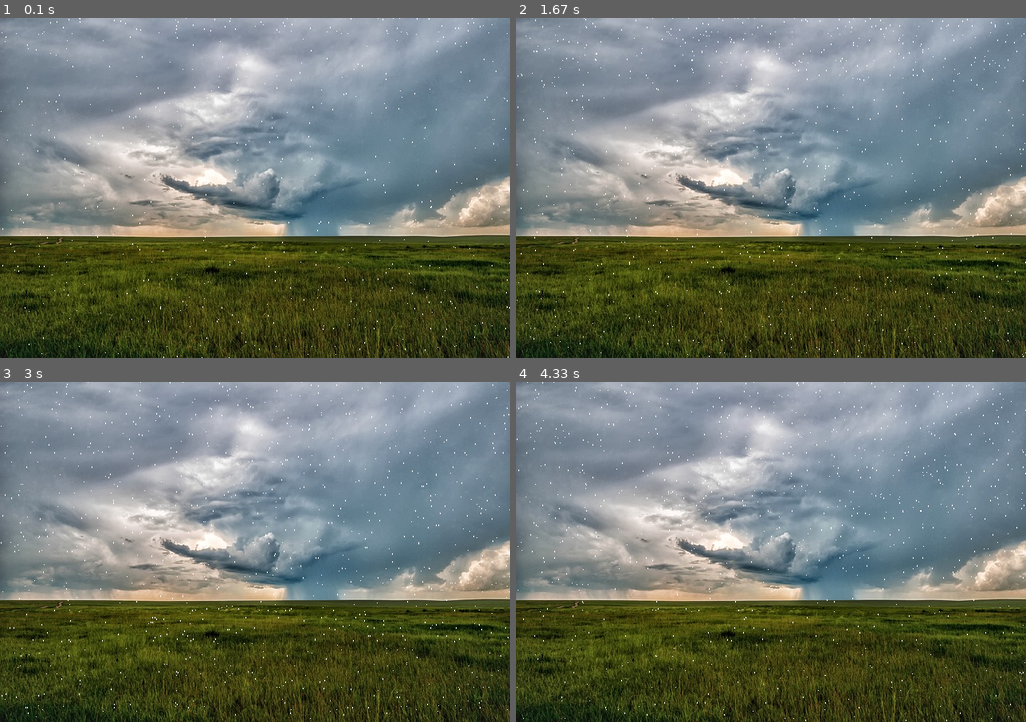
Above: before the commit, frames 1-4 (two rows, left to right).
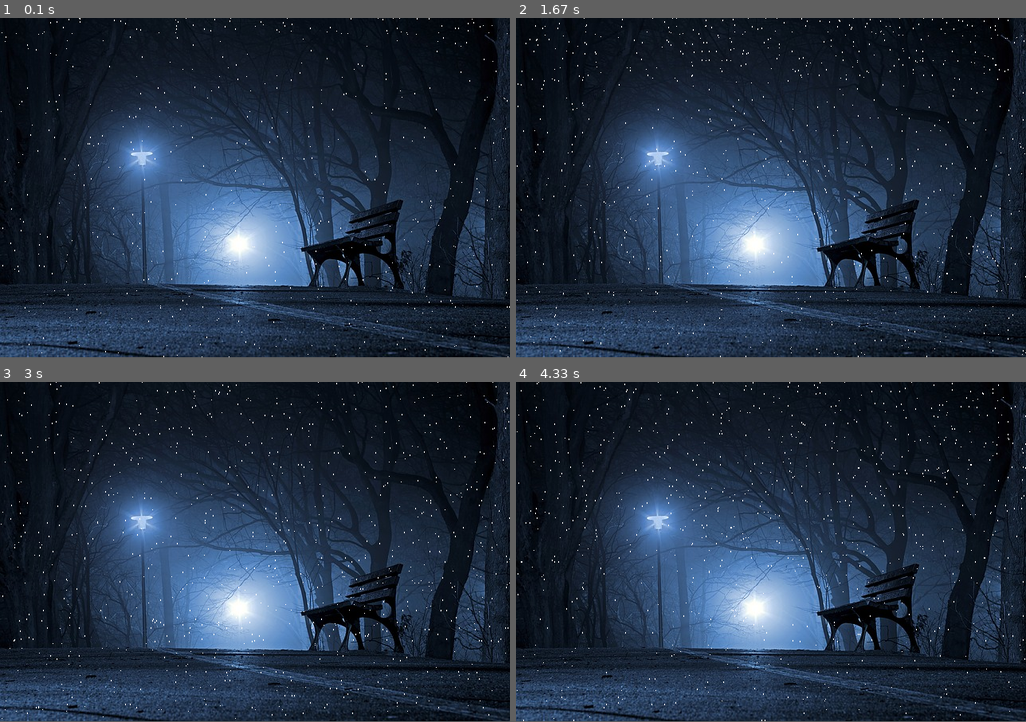
Above: after the commit, the same moments.

Repository: 01one/Learn-Pygame-With-Me
Game: pygame game, started from 3. growing up/34.rainfall_using_pygame.py
Two runs of this game, one before a commit and one after it. Both use one fixed random seed, a clock stepped at 60 frames per second and the inputs below.
Inputs:
- Up to frame 1 (0.1 s): no input
- Up to frame 2 (1.67 s): no input
- Up to frame 3 (3 s): no input
- Up to frame 4 (4.33 s): no input
In our replay, the window is 640x427 before the commit and 640x426 after it. These sizes can differ from the game's own. Grey fills any space a smaller window leaves; there, only what the larger window draws over its background counts as a difference.

The runs differ from the first frame. In frame 1, 99% of the frame differs, in the area x 0-100%, y 0-100%; in frame 2, 99%; in frame 3, 99%; in frame 4, 99%.

Commit message:
Update 34.rainfall_using_pygame.py

Diff:
--- a/3. growing up/34.rainfall_using_pygame.py
+++ b/3. growing up/34.rainfall_using_pygame.py
@@ -6,9 +6,9 @@
 clock=pygame.time.Clock()
 
 width=640
-height=427
+height=426
 screen=pygame.display.set_mode((width,height))
-image=pygame.image.load('data/images/horizon.jpg')
+image=pygame.image.load('data/images/loneliness.jpg')
 
 class Rainfall():
 	def __init__(self):
